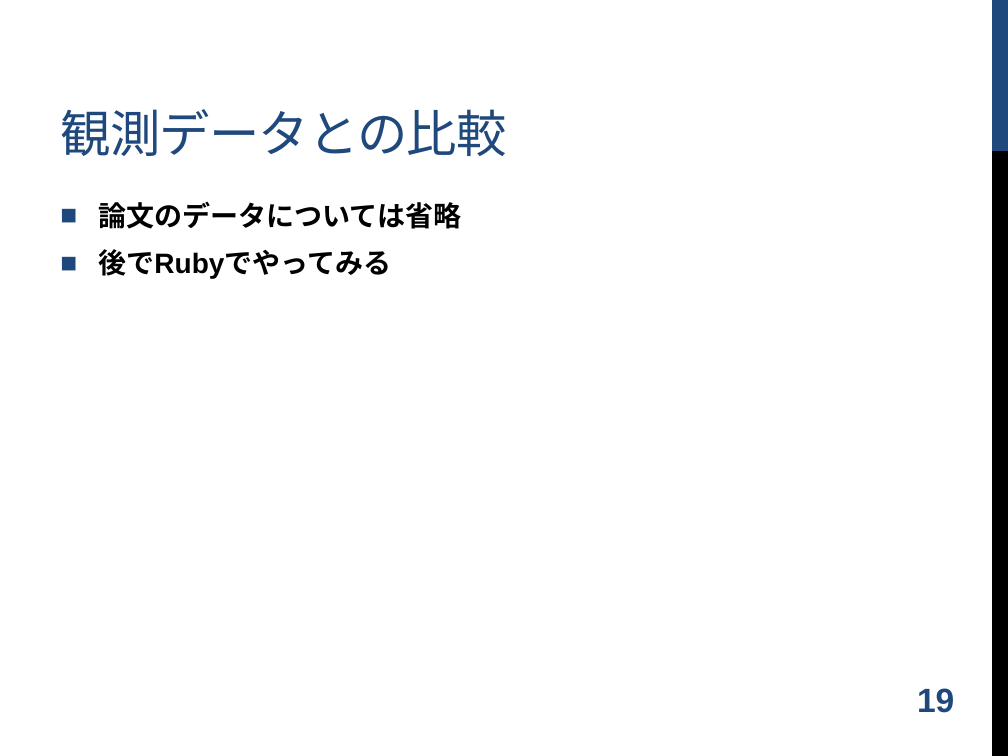
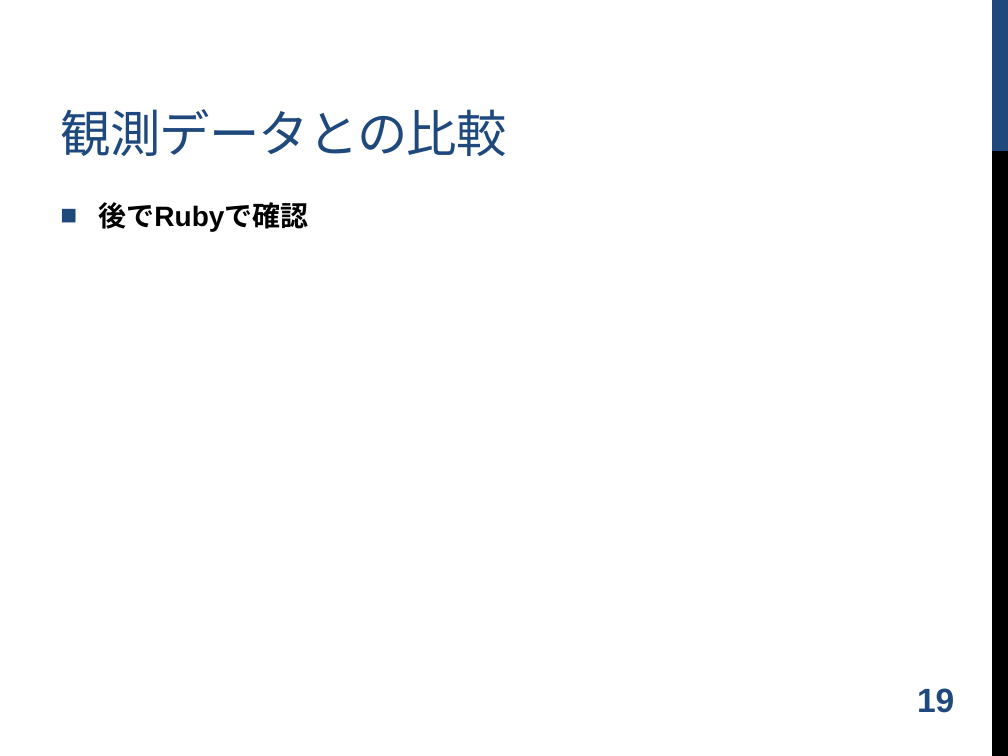
Before and after one commit to shugo/DCW2016, a slide deck: slide 20 of ruby_data_analysis.pptx. Drawn at 1008x756 pixels with LibreOffice and Linux fonts; fonts in the diff are those of the drawing; background and template pictures are left out. Boxes give left, top, right and bottom in pixels: in the first picture for what was removed or moved away, otherwise in the second. Text is boxed around its words. In the diff, an @@ line names an element or a change of style, - is before the commit and + after.

```diff
--- a/ruby_data_analysis.pptx
+++ b/ruby_data_analysis.pptx
@@ text at (98, 202, 308, 232): text changed @@
-■ 論文のデータについては省略
-■ 後でRubyでやってみる
+■ 後でRubyで確認
```
Also in this commit, not shown: 7 other slides changed, 2 other files.
